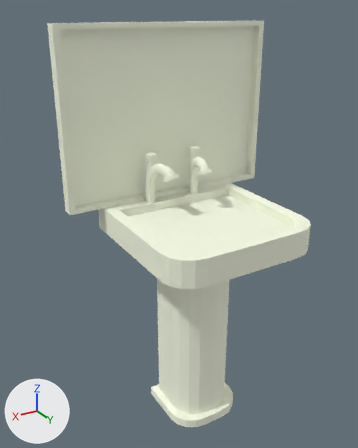
Before and after pictures for a commit that changed the Blender file UnityFile/Assets/03_Models/m_BathroomSink.blend.
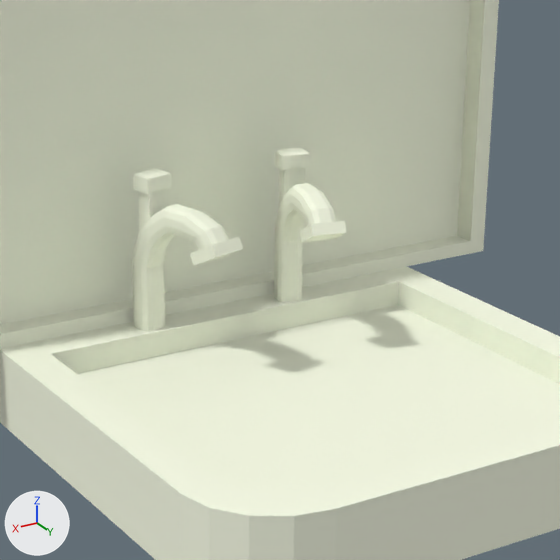
Each version appears first whole from a 50 mm camera at (5.01, 7.23, 8.44) aimed at (0.35, -0.54, 4.56), and next in a close-up on the part from 29% to 78% of the width and 22% to 61% of the height. Arrows for +X, +Y and +Z are at lower left; the lights stay in place.
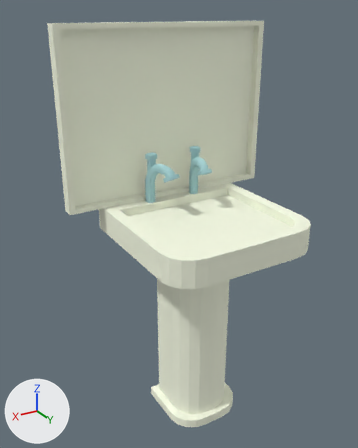
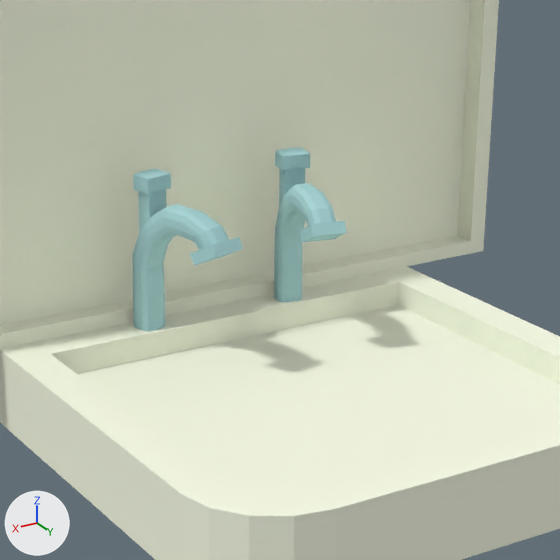
What differs and where, as boxes [x1, y1, x2, y2] in the close-ups (560 x 560 px):
'Cube', recoloured (white to cyan): [132, 169, 243, 332] in both
'Cube.001', recoloured (white to cyan): [274, 148, 347, 302] in both

Edits to the bpy script that builds the scene:
```text
Add mat_mat_bathroomtaps:
    mat_mat_bathroomtaps = diffuse_material('mat_BathroomTaps')
    mat_mat_bathroomtaps.base_color = (0.408, 0.678, 0.698)  # cyan #abd7da
Change me_cube_004:
    where me_cube_004.from_pydata(...)  # 156 vertices, 150 faces; spans x -1.3..1.3, y -1.0..8.79, z -1.0..6.96
    remove me_cube_004.materials.append(mat_mat_bathroomsink)  # white #fbffe9
    add me_cube_004.materials.append(mat_mat_bathroomtaps)  # cyan #abd7da
Change me_cube_001:
    where me_cube_001.from_pydata(...)  # 156 vertices, 150 faces; spans x -1.3..1.3, y -1.0..8.79, z -1.0..6.96
    remove me_cube_001.materials.append(mat_mat_bathroomsink)  # white #fbffe9
    add me_cube_001.materials.append(mat_mat_bathroomtaps)  # cyan #abd7da
```
